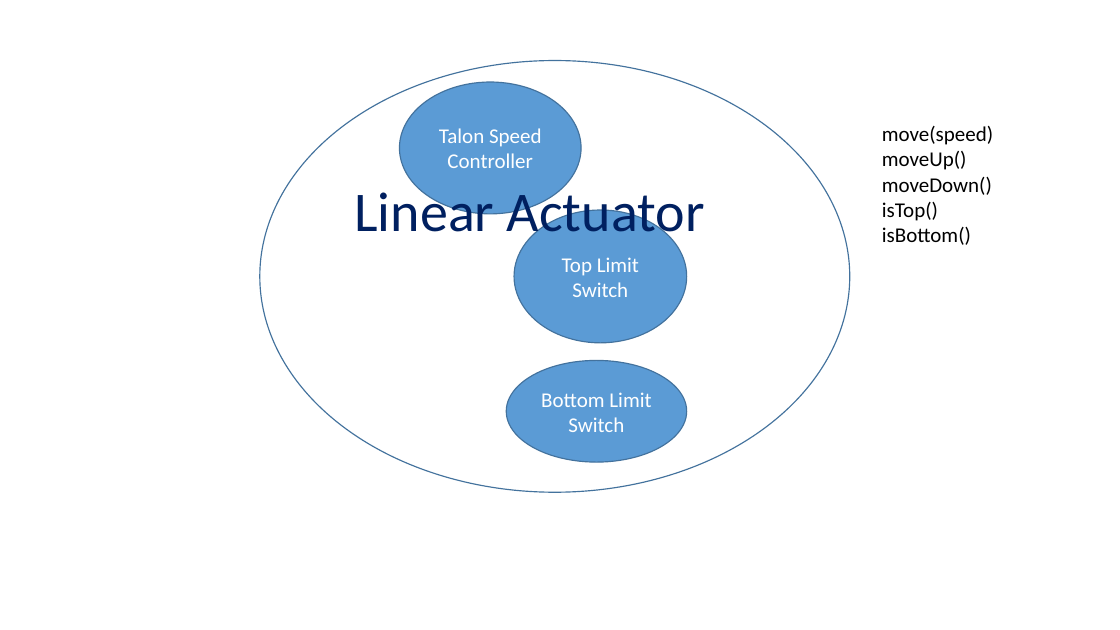
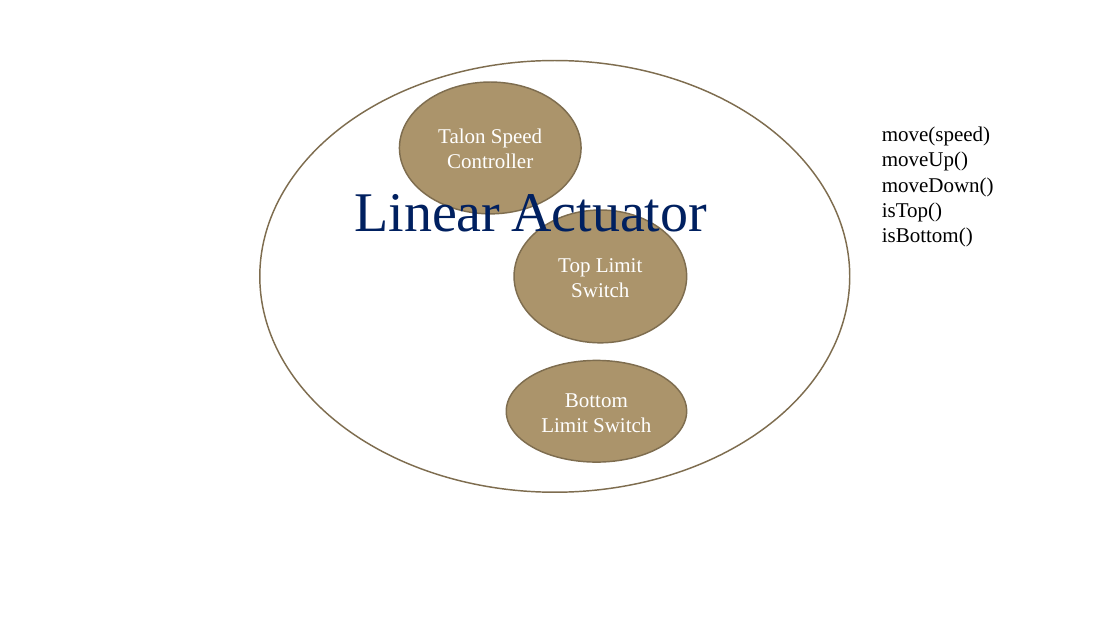
Before and after one commit to 4662FRCRobotics/Training, a slide deck: slide 4 of Object Oriented Programming FRC Context ArmSystem.pptx. Drawn at 1120x630 pixels with LibreOffice and Linux fonts; fonts in the diff are those of the drawing; background and template pictures are left out. Boxes give left, top, right and bottom in pixels: in the first picture for what was removed or moved away, otherwise in the second. Text is boxed around its words. In the diff, an @@ line names an element or a change of style, - is before the commit and + after.

```diff
--- a/Object Oriented Programming FRC Context ArmSystem.pptx
+++ b/Object Oriented Programming FRC Context ArmSystem.pptx
@@ ellipse "Linear Actuator" at (260,60,849,492): font Calibri to Times New Roman; outline #43739E 1 pt to #7F6D4F 1.25 pt @@
@@ text "move(speed)" at (882,126,994,247): font Calibri to Times New Roman @@
@@ font Calibri to Times New Roman; fill #5B9BD5 to #AB946B; outline #43739E 1 pt to #7F6D4F 1.25 pt in 3 elements at (399,82,581,214), (514,210,686,343), (507,360,687,462) @@
```
Also in this commit, not shown: 8 other slides changed, 2 slides added, 1 other file.
